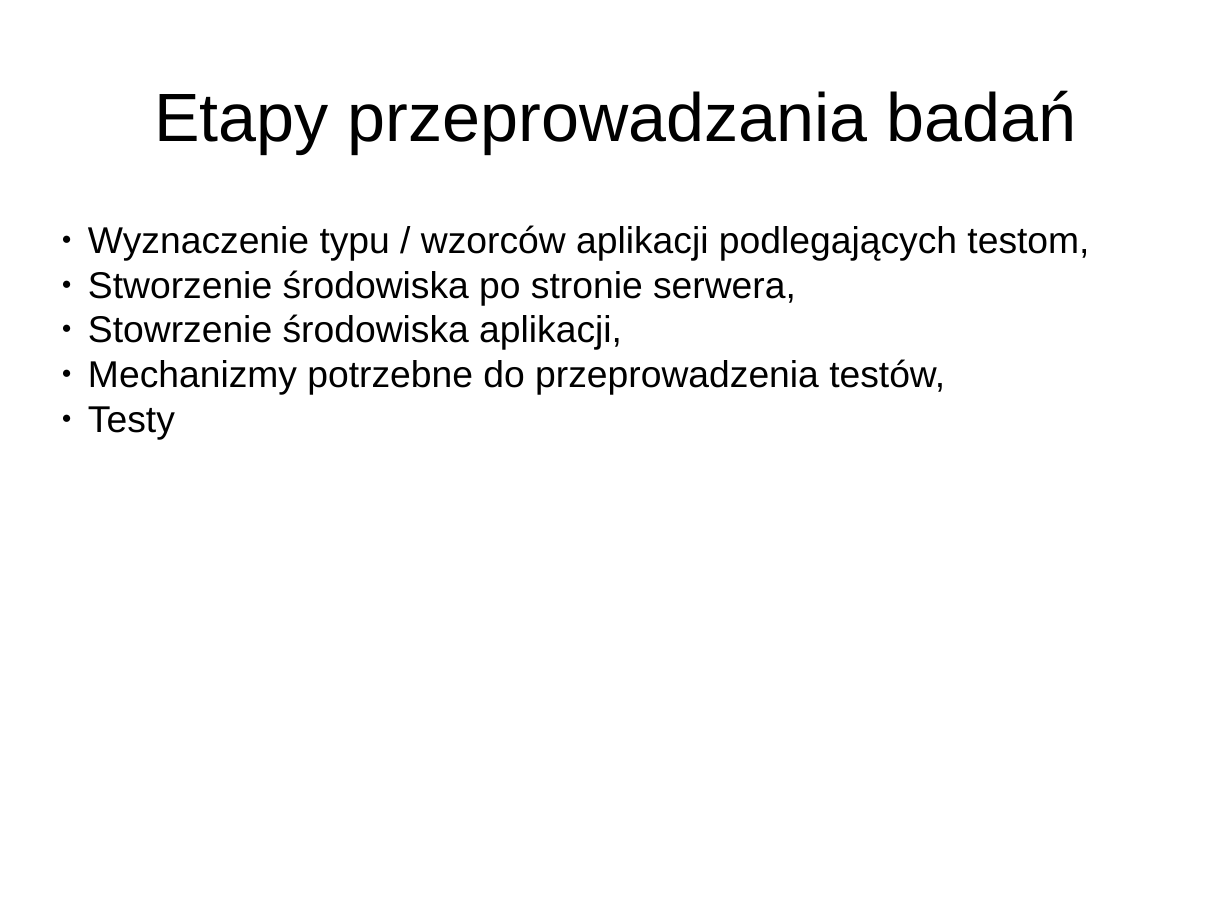
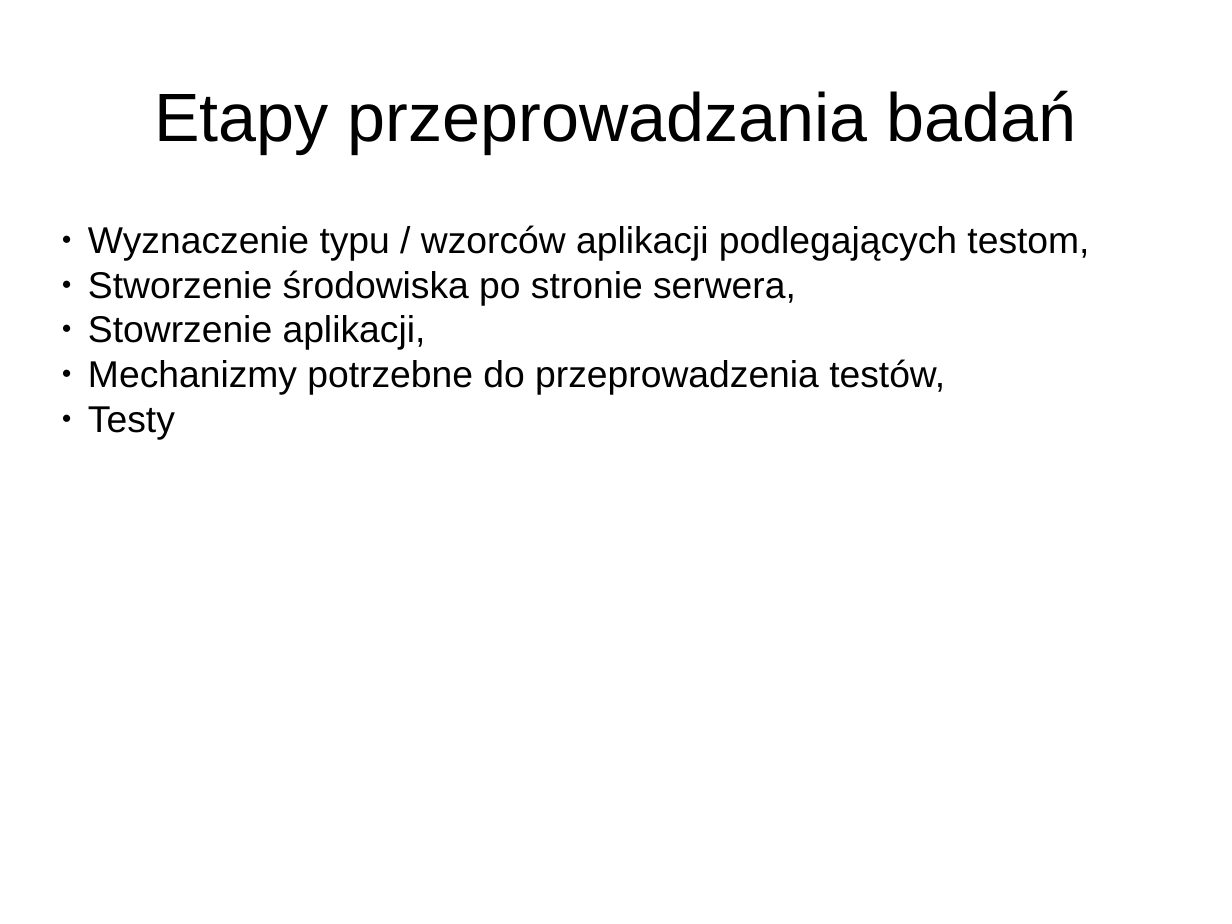
Before and after one commit to aksinghdce/master-thesis, a slide deck: slide 5 of prezentacja.odp. Drawn at 1232x924 pixels with LibreOffice and Linux fonts; fonts in the diff are those of the drawing. Boxes give left, top, right and bottom in pixels: in the first picture for what was removed or moved away, otherwise in the second. Text is boxed around its words. In the diff, an @@ line names an element or a change of style, - is before the commit and + after.

```diff
--- a/prezentacja.odp
+++ b/prezentacja.odp
@@ subtitle at bbox=[88, 315, 426, 350]: text changed @@
-● Stowrzenie środowiska aplikacji,
+● Stowrzenie aplikacji,
```
Also in this commit, not shown: 4 other slides changed, 3 slides added.
